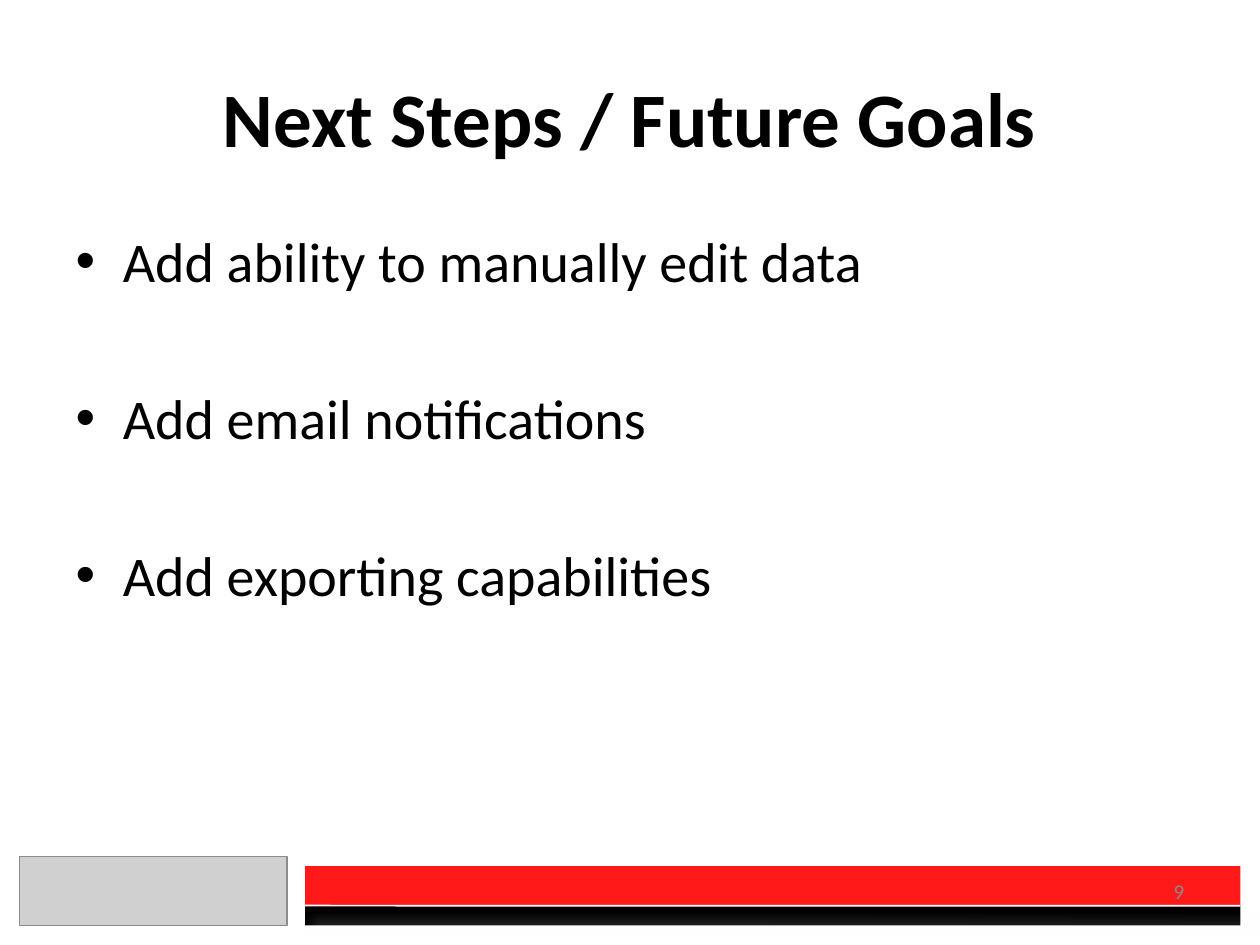
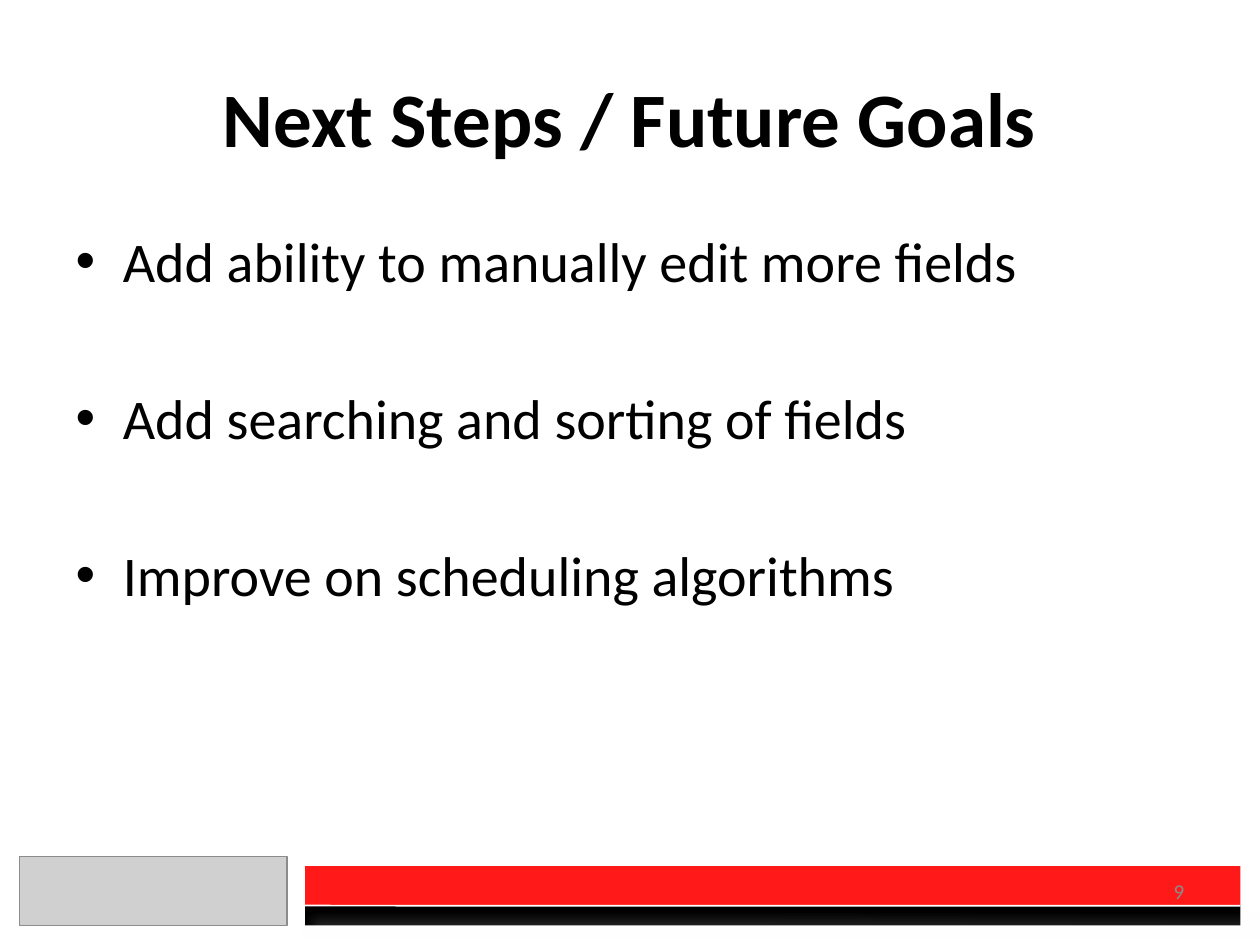
Before and after one commit to charberg/CEC2016, a slide deck: slide 9 of Presentation.pptx. Drawn at 1260x945 pixels with LibreOffice and Linux fonts; fonts in the diff are those of the drawing; grey boxes stand for pictures. Boxes give left, top, right and bottom in pixels: in the first picture for what was removed or moved away, otherwise in the second. Text is boxed around its words. In the diff, an @@ line names an element or a change of style, - is before the commit and + after.

```diff
--- a/Presentation.pptx
+++ b/Presentation.pptx
@@ text at (123, 243, 1017, 606): text changed @@
-• Add ability to manually edit data
-• Add email notifications
-• Add exporting capabilities
+• Add ability to manually edit more fields
+• Add searching and sorting of fields
+• Improve on scheduling algorithms
```
Also in this commit, not shown: 2 other slides changed, 1 other file.
